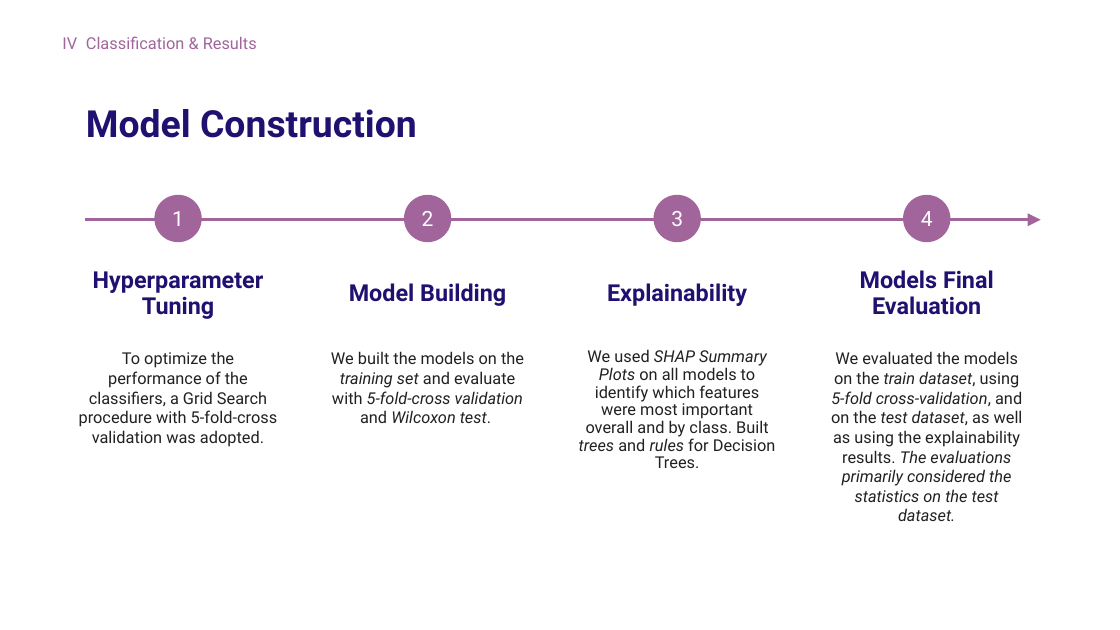
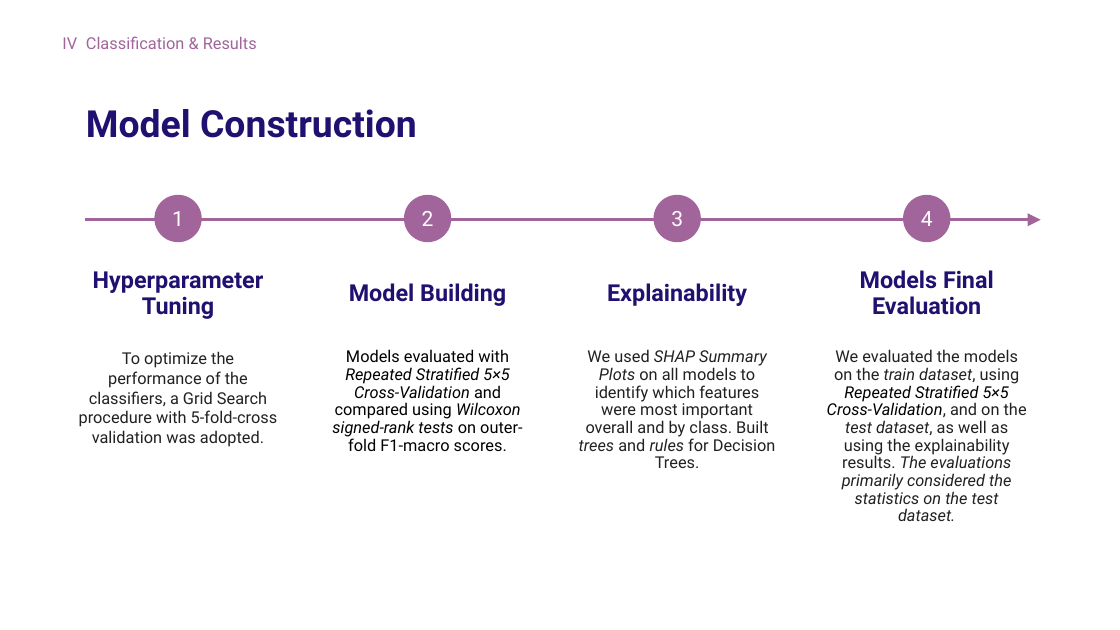
Before and after one commit to Tenshin000/CogniPredictAD, a slide deck: slide 21 of Presentation.pptx. Drawn at 1120x630 pixels with LibreOffice and Linux fonts; fonts in the diff are those of the drawing. Boxes give left, top, right and bottom in pixels: in the first picture for what was removed or moved away, otherwise in the second. Text is boxed around its words. In the diff, an @@ line names an element or a change of style, - is before the commit and + after.

```diff
--- a/Presentation.pptx
+++ b/Presentation.pptx
@@ text at (x1=332, y1=349, x2=522, y2=451): text changed; text colour #212121 to #000000; italic off @@
-We built the models on the training set and evaluate with 5-fold-cross validation and Wilcoxon test.
+Models evaluated with Repeated Stratified 5×5 Cross-Validation and compared using Wilcoxon signed-rank tests on outer-fold F1-macro scores.
@@ text at (x1=827, y1=349, x2=1027, y2=521): text changed @@
-We evaluated the models on the train dataset, using 5-fold cross-validation, and on the test dataset, as well as using the explainability results. The evaluations primarily considered the statistics on the test dataset.
+We evaluated the models on the train dataset, using Repeated Stratified 5×5 Cross-Validation, and on the test dataset, as well as using the explainability results. The evaluations primarily considered the statistics on the test dataset.
```
Also in this commit, not shown: 5 other slides changed, 10 other files.
